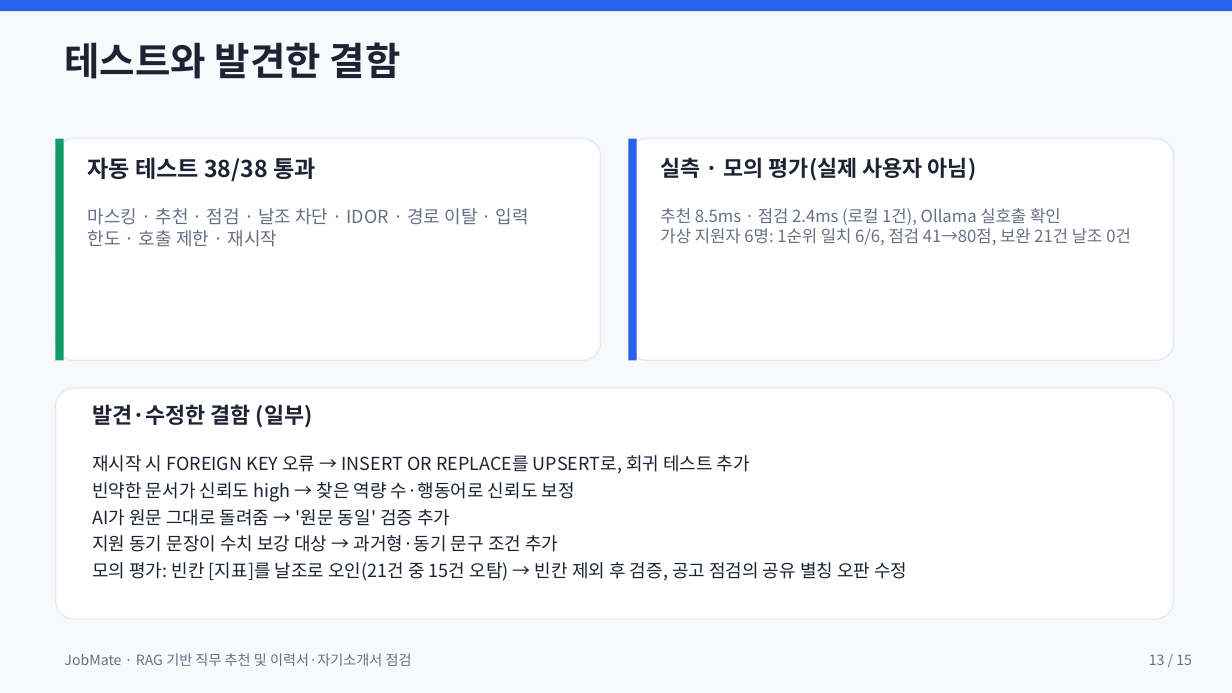
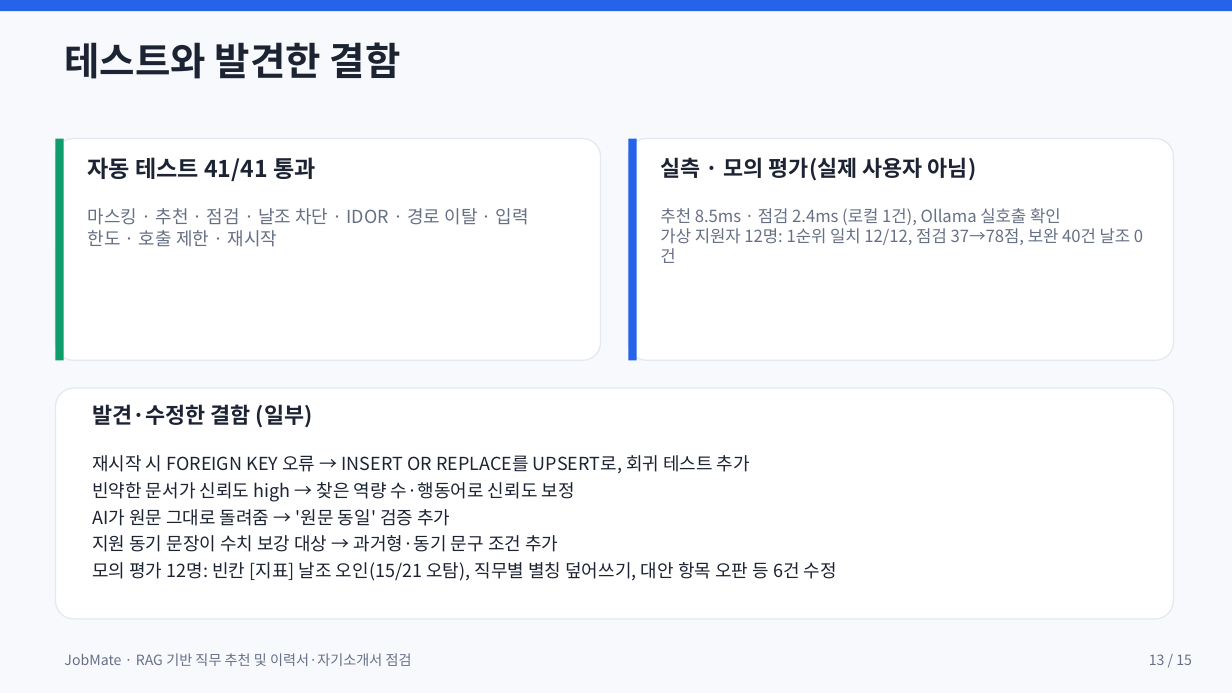
Before and after one commit to mycom0216/jobmate, a slide deck: slide 13 of docs/JobMate_발표자료.pptx. Drawn at 1232x693 pixels with LibreOffice and Linux fonts; fonts in the diff are those of the drawing. Boxes give left, top, right and bottom in pixels: in the first picture for what was removed or moved away, otherwise in the second. Text is boxed around its words. In the diff, an @@ line names an element or a change of style, - is before the commit and + after.

```diff
--- a/docs/JobMate_발표자료.pptx
+++ b/docs/JobMate_발표자료.pptx
@@ text at <box>88,157,316,181</box>: text changed @@
-자동 테스트 38/38 통과
+자동 테스트 41/41 통과
@@ text at <box>660,208,1131,245</box>: text changed @@
-추천 8.5ms · 점검 2.4ms (로컬 1건), Ollama 실호출 확인
-가상 지원자 6명: 1순위 일치 6/6, 점검 41→80점, 보완 21건 날조 0건
+추천 8.5ms · 점검 2.4ms (로컬 1건), Ollama 실호출 확인
+가상 지원자 12명: 1순위 일치 12/12, 점검 37→78점, 보완 40건 날조 0건
@@ text at <box>92,562,837,581</box>: text changed @@
-모의 평가: 빈칸 [지표]를 날조로 오인(21건 중 15건 오탐) → 빈칸 제외 후 검증, 공고 점검의 공유 별칭 오판 수정
+모의 평가 12명: 빈칸 [지표] 날조 오인(15/21 오탐), 직무별 별칭 덮어쓰기, 대안 항목 오판 등 6건 수정
```
Also in this commit, not shown: 49 other files.
